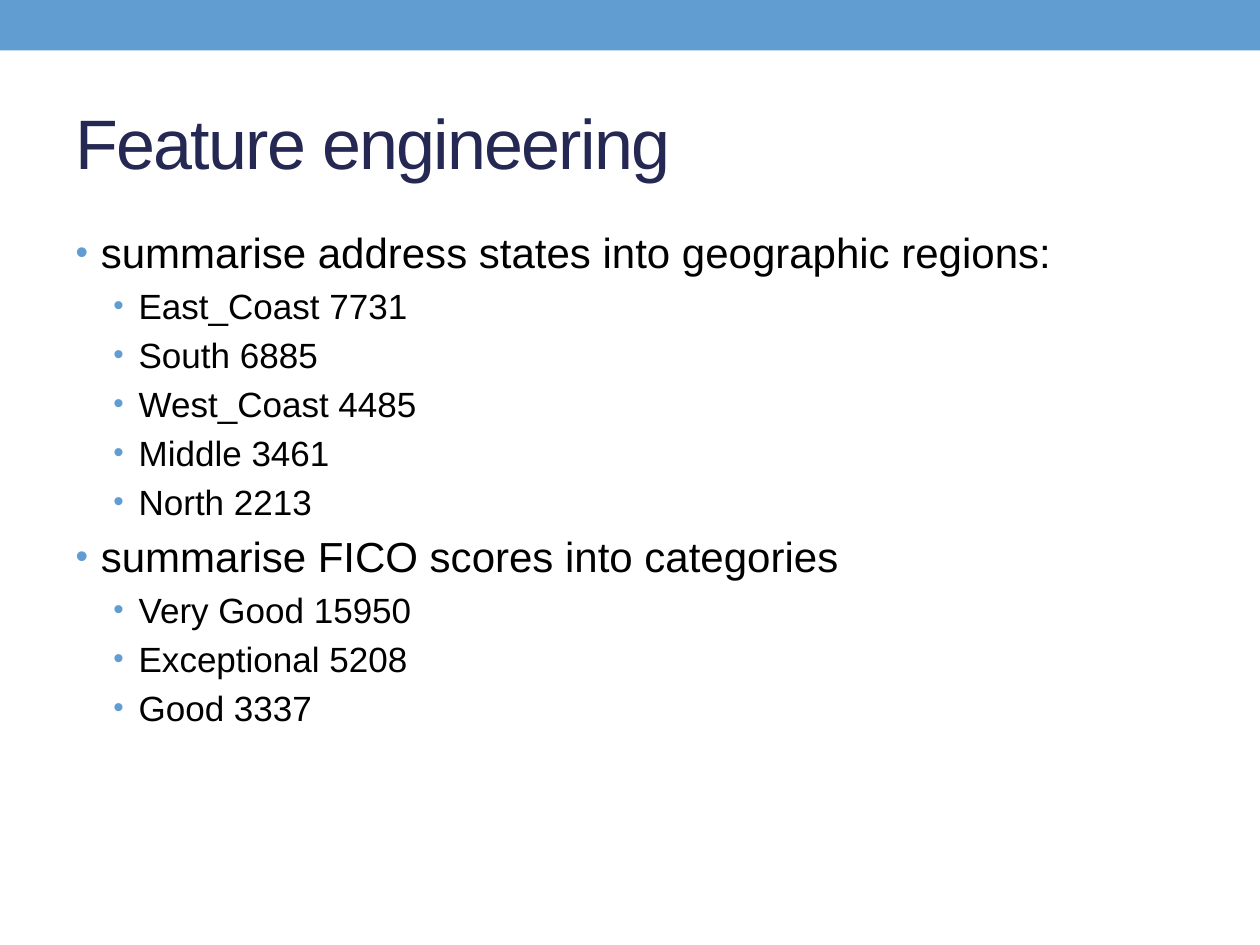
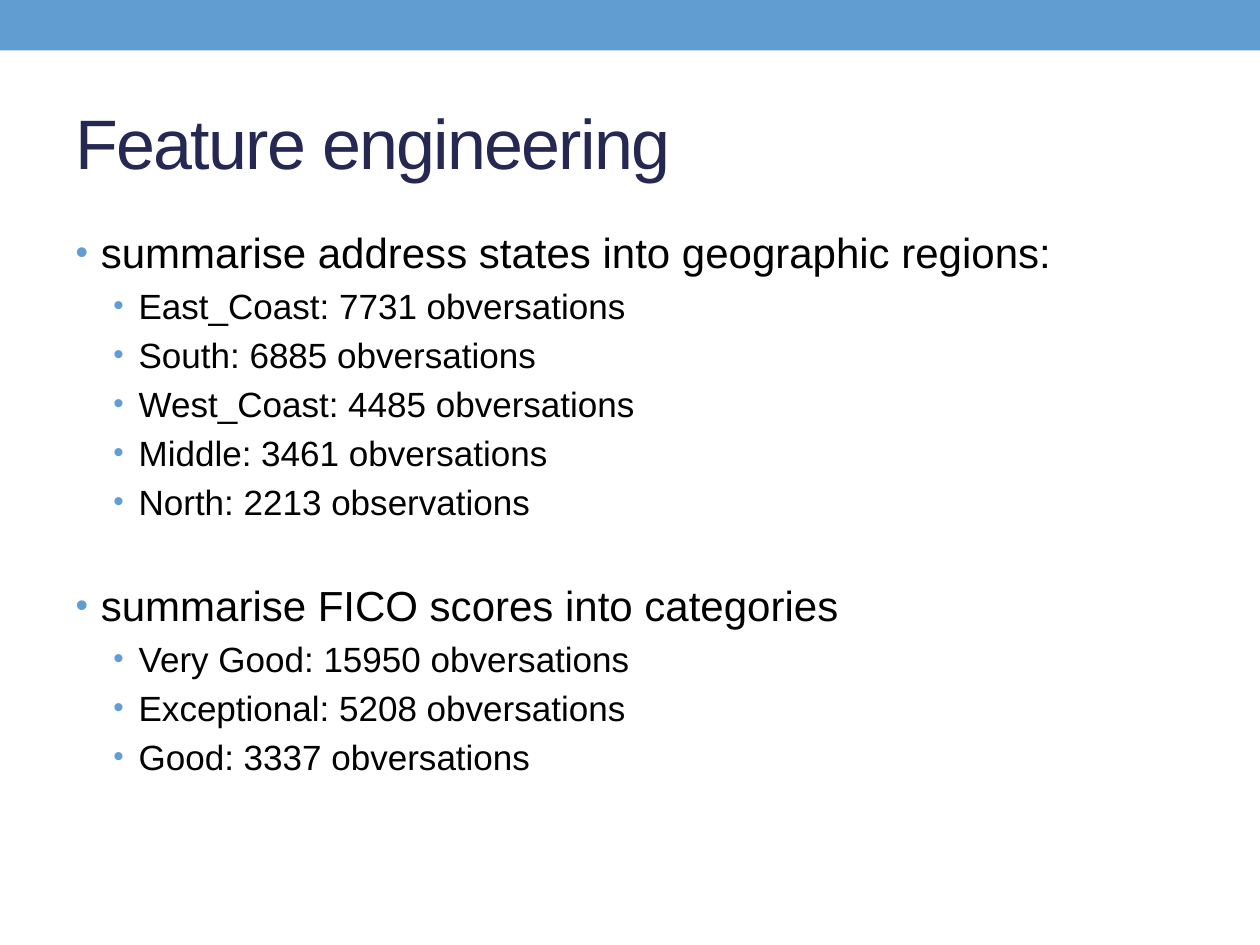
Before and after one commit to Son17/Data-Science-Projects, a slide deck: slide 14 of LG presentation.pptx (slide 13 before the commit). Drawn at 1260x945 pixels with LibreOffice and Linux fonts; fonts in the diff are those of the drawing. Boxes give left, top, right and bottom in pixels: in the first picture for what was removed or moved away, otherwise in the second. Text is boxed around its words. In the diff, an @@ line names an element or a change of style, - is before the commit and + after.

```diff
--- a/LG presentation.pptx
+++ b/LG presentation.pptx
@@ text at bbox=[139, 293, 635, 516]: text changed @@
-  • East_Coast 7731
-  • South 6885
-  • West_Coast 4485
-  • Middle 3461
-  • North 2213
+  • East_Coast: 7731 obversations
+  • South: 6885 obversations
+  • West_Coast: 4485 obversations
+  • Middle: 3461 obversations
+  • North: 2213 observations
@@ text at bbox=[139, 646, 630, 771]: text changed @@
-  • Very Good 15950
-  • Exceptional 5208
-  • Good 3337
+  • Very Good: 15950 obversations
+  • Exceptional: 5208 obversations
+  • Good: 3337 obversations
```
Also in this commit, not shown: 17 other slides changed, 9 slides added, 4 slides removed, 1 other file.
